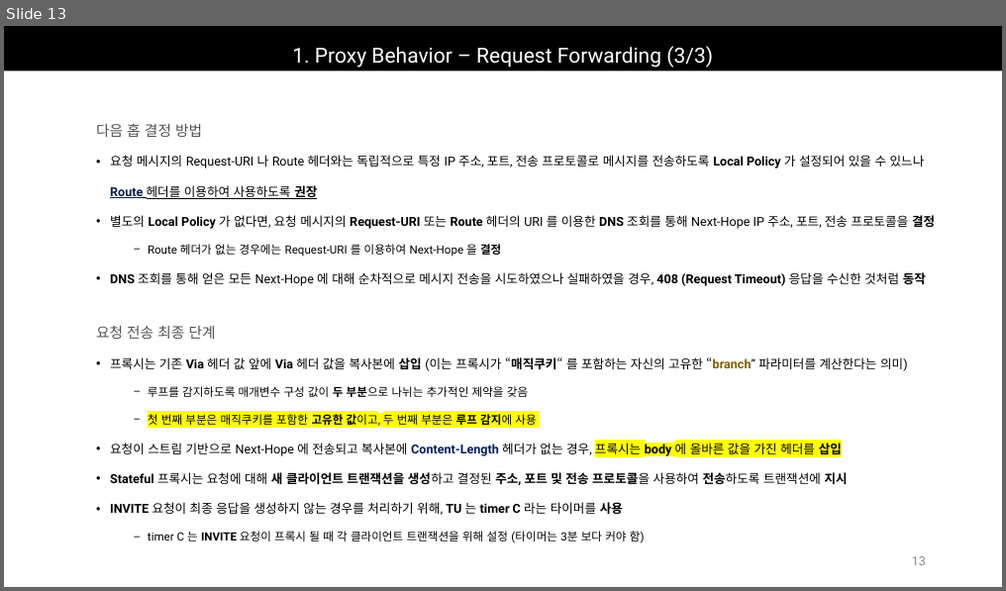
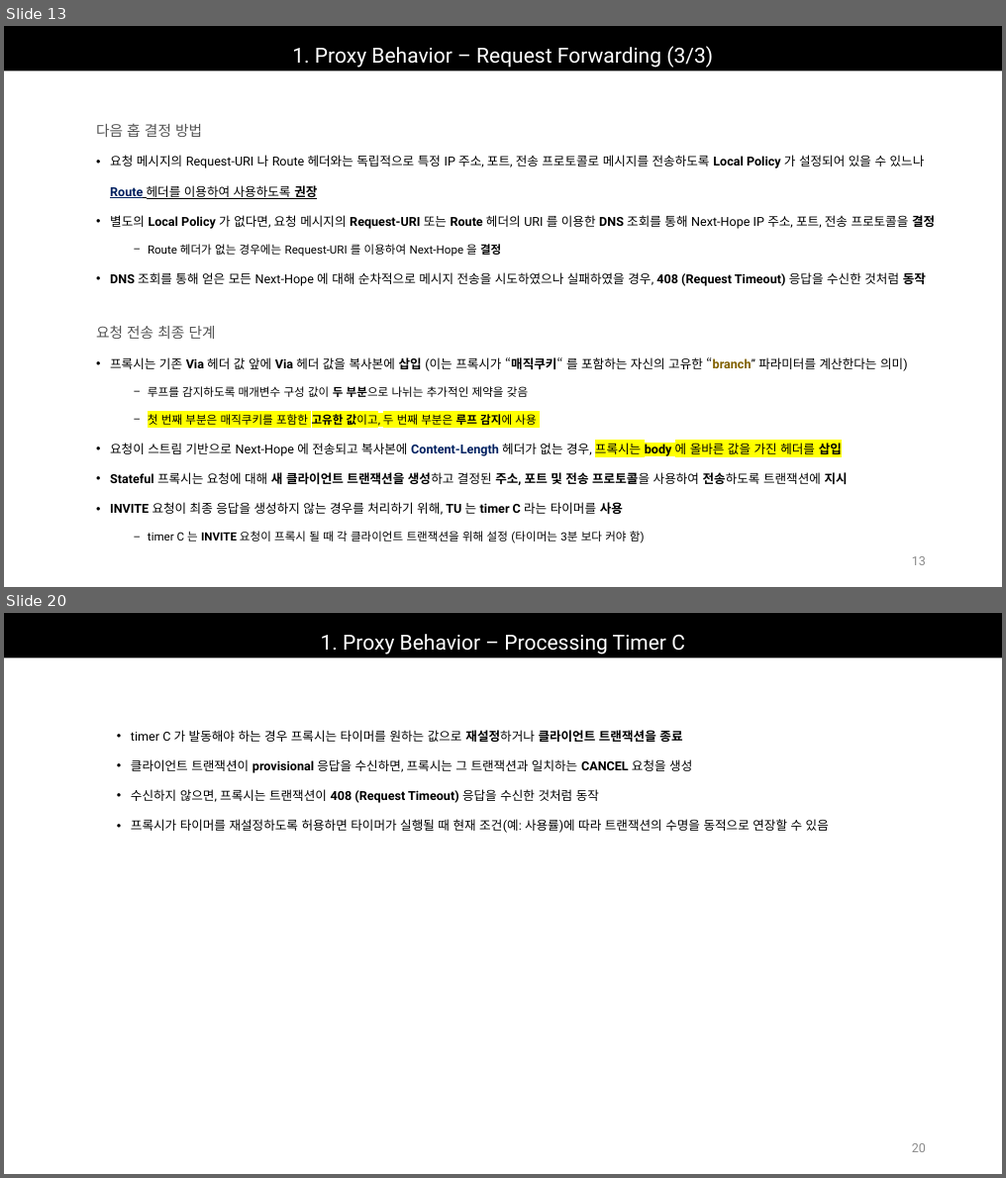
Before and after one commit to Epsilonely/SIP-Survey, a slide deck: 세미나 3차.pptx. Shown one above the other, each under a label of ours: slide 13 before the commit, slides 13 and 20 after it; the slides between them are not shown. The pictures are 1006x591 and 1006x1178 pixels, drawn with LibreOffice and Linux fonts; fonts in the diff are those of the drawing. Boxes give left, top, right and bottom in pixels: in the first picture for what was removed or moved away, otherwise in the second. Text is boxed around its words. In the diff, an @@ line names an element or a change of style, - is before the commit and + after.

```diff
--- a/세미나 3차.pptx
+++ b/세미나 3차.pptx
@@ slide 20 added at [4, 613, 1002, 1174], background #FFFFFF @@
@@ title added at [4, 613, 1002, 658], fill #000000, 20 pt, text #FFFFFF @@
+1. Proxy Behavior – Processing Timer C
@@ text added at [131, 730, 829, 833], 12 pt, text #000000 @@
+• timer C 가 발동해야 하는 경우 프록시는 타이머를 원하는 값으로 재설정하거나 클라이언트 트랜잭션을 종료
+• 클라이언트 트랜잭션이 provisional 응답을 수신하면, 프록시는 그 트랜잭션과 일치하는 CANCEL 요청을 생성
+• 수신하지 않으면, 프록시는 트랜잭션이 408 (Request Timeout) 응답을 수신한 것처럼 동작
+• 프록시가 타이머를 재설정하도록 허용하면 타이머가 실행될 때 현재 조건(예: 사용률)에 따라 트랜잭션의 수명을 동적으로 연장할 수 있음
@@ page number added at [912, 1144, 926, 1153], 12 pt, text #8C8C8C @@
+20
```
Also in this commit, not shown: 2 slides changed, 16 other slides added, 3 other files.
